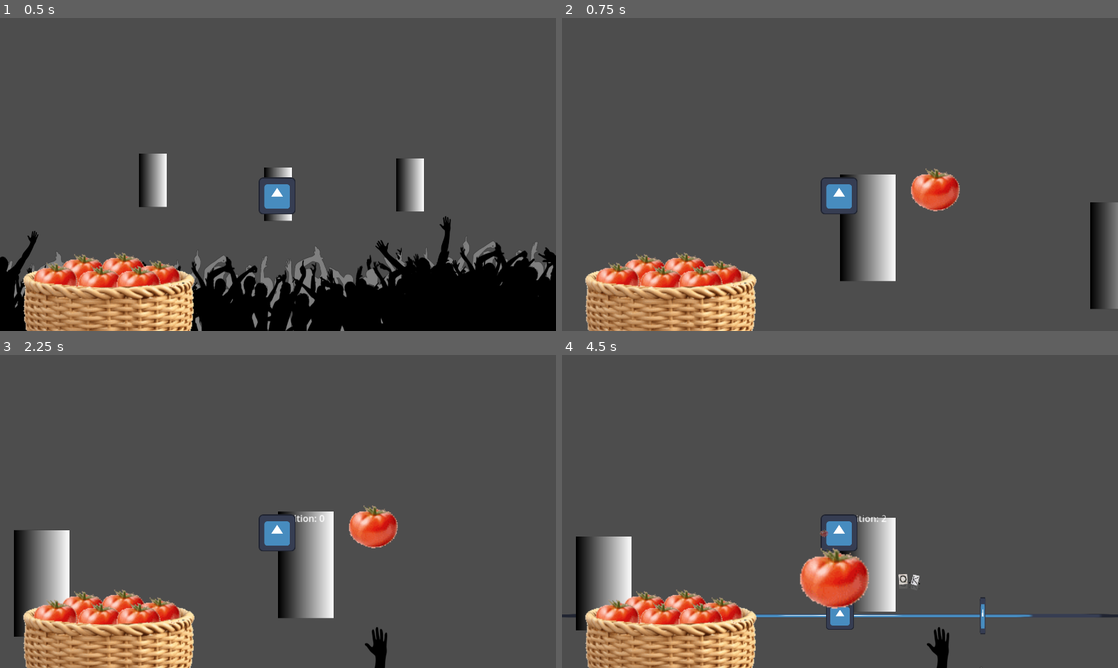
Above: before the commit, frames 1-4 (two rows, left to right).
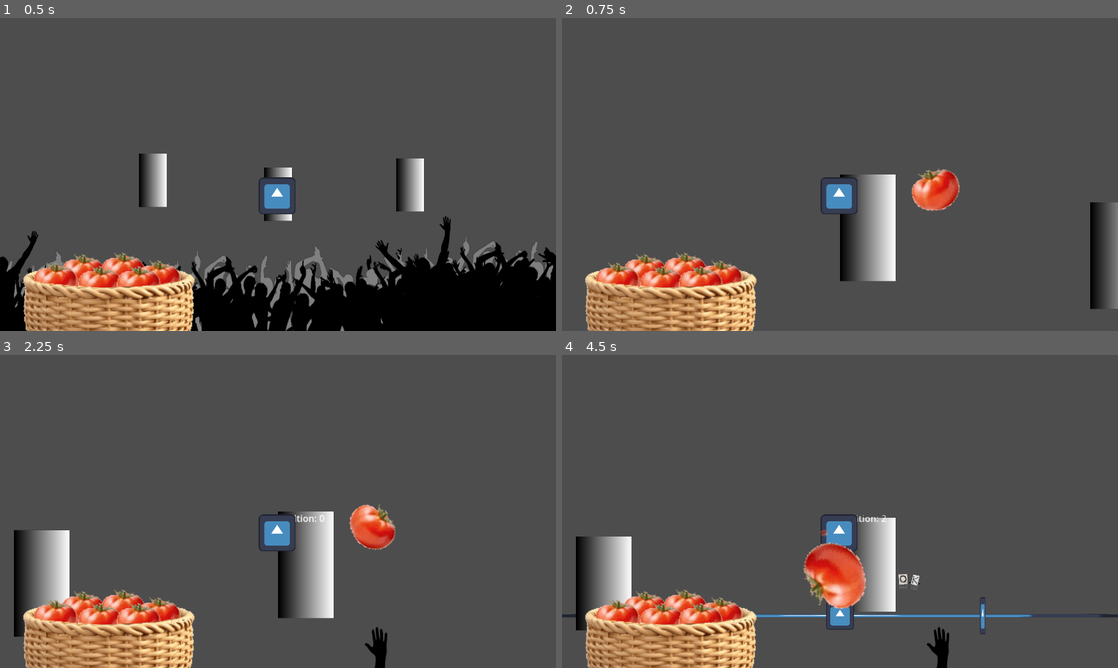
Above: after the commit, the same moments.

Repository: Quarticore/UntitledTomatoGame
Game: Godot game, scene res://scenes/main.tscn
The game is run twice, just before and just after one commit, with the same random seed, the same clock (stepped at 60 frames per second) and the same inputs. The engine's default icon, where the game draws it, is replaced by a stand-in: a white triangle on a blue panel in a dark square. Sound files missing from this copy of the repository are replaced by a short silence.
Inputs (mouse positions are in pixels of both pictures, inside the frame that each line leads up to):
- Up to frame 1 (0.5 s): no input
- Up to frame 2 (0.75 s): move the mouse to (712, 180) at 0.52 s; hold D (InputRight) from 0.53 s (still down); click (712, 180) at 0.6 s
- Up to frame 3 (2.25 s): move the mouse to (555, 592) at 1.27 s; release D (InputRight) at 1.28 s; hold A (InputLeft) 1.28-2.03 s; tap S (InputMiddle) at 1.35 s; click (555, 592) at 1.42 s; move the mouse to (305, 564) at 2.02 s; hold D (InputRight) from 2.03 s (still down); click (305, 564) at 2.1 s
- Up to frame 4 (4.5 s): move the mouse to (812, 574) at 2.77 s; tap S (InputMiddle) at 2.85, 4.35 s; click (812, 574) at 2.92 s; move the mouse to (1006, 558) at 3.52 s; release D (InputRight) at 3.53 s; hold A (InputLeft) from 3.53 s (still down); click (1006, 558) at 3.6 s; move the mouse to (673, 464) at 4.27 s

Frame 1 is identical in both runs. In frame 2, 0.6% of the frame differs, in the area x 62-72%, y 48-62%; in frame 3, 0.7%; in frame 4, 1.8%, in the area x 42-56%, y 55-82%.

Commit message:
Add tomato rotation

Diff:
--- a/assets/scripts/tomato.gd
+++ b/assets/scripts/tomato.gd
@@ -8,9 +8,21 @@
 @onready var fade_timer: Timer = $FadeTimer
 @onready var travel_timer: Timer = $TravelTimer
 
+var rot_speed: float = randf_range(600, 900)
+
+
+func _ready() -> void:
+	rotation_degrees = randf_range(0, 360)
+
 
 # Called every frame. 'delta' is the elapsed time since the previous frame.
 func _process(delta: float) -> void:
+	# Side dependent rotation direction
+	if global_position.x < 960:
+		rotation_degrees += rot_speed * delta
+	else:
+		rotation_degrees += -rot_speed * delta
+
 	# Moves the tomato along the path according to the travel_timeer
 	progress_ratio = inverse_lerp(travel_timer.wait_time, 0.0, travel_timer.time_left)
 
Not shown: 1 places in scenes/main.tscn that only renumber resources
